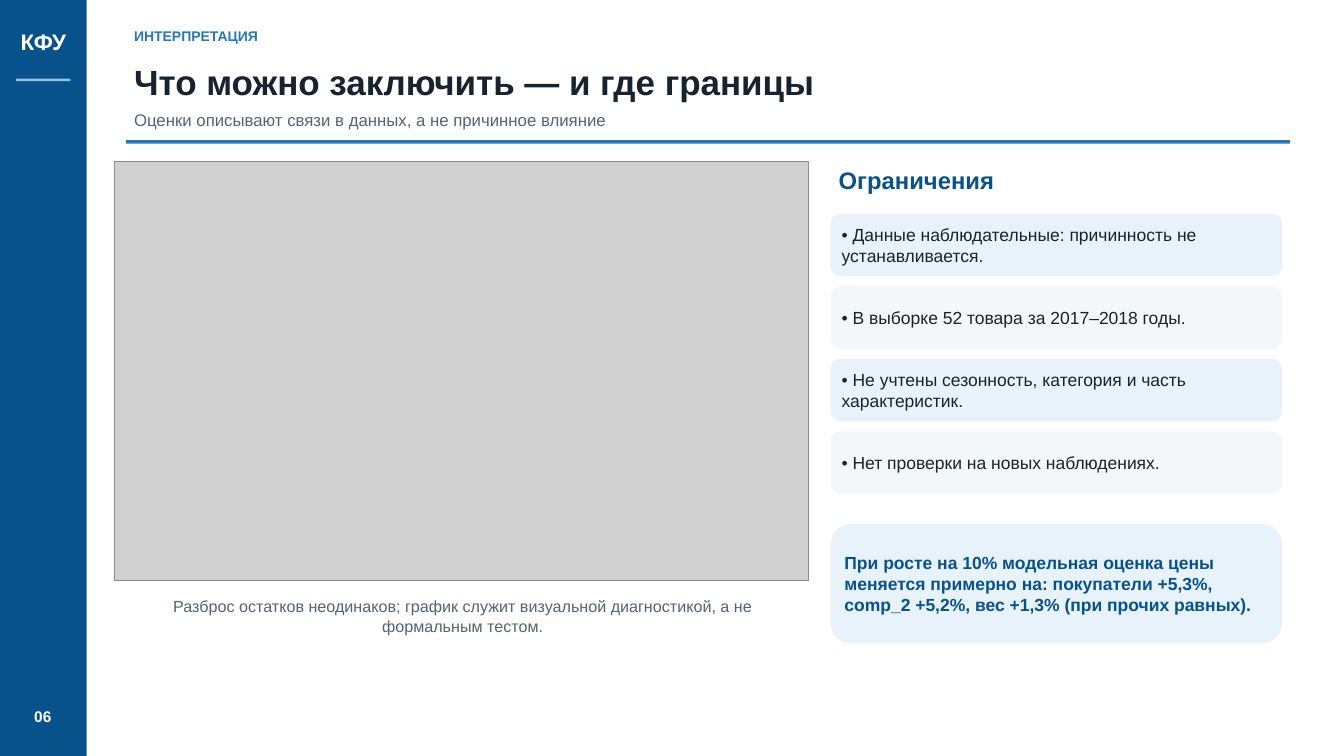
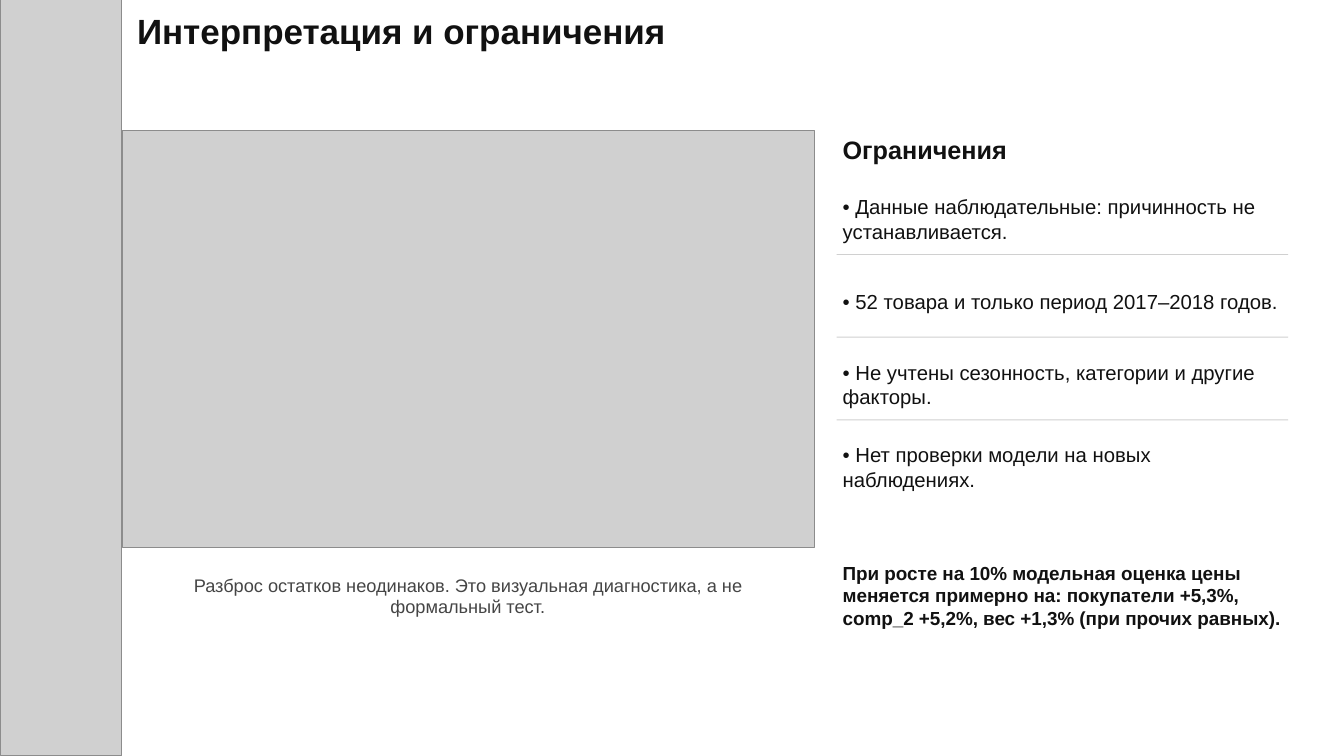
Before and after one commit to tushkanchek/scienceWork, a slide deck: slide 6 of presentation_5min.pptx. Drawn at 1344x756 pixels with LibreOffice and Linux fonts; fonts in the diff are those of the drawing; grey boxes stand for pictures. Boxes give left, top, right and bottom in pixels: in the first picture for what was removed or moved away, otherwise in the second. Text is boxed around its words. In the diff, an @@ line names an element or a change of style, - is before the commit and + after.

```diff
--- a/presentation_5min.pptx
+++ b/presentation_5min.pptx
@@ rectangle removed at bbox=[0, 0, 87, 756] @@
@@ picture added at bbox=[0, 0, 122, 756] @@
@@ text "Интерпретация и ограничения" at bbox=[137, 20, 665, 50]: vertical alignment middle to top @@
@@ text at bbox=[137, 20, 665, 50]: text changed; size 10 to 25 pt; text colour #2878B8 to #111111 @@
-ИНТЕРПРЕТАЦИЯ
+Интерпретация и ограничения
@@ text removed at bbox=[21, 34, 66, 51] @@
-КФУ
@@ rectangle removed at bbox=[16, 79, 71, 82] @@
@@ text removed at bbox=[134, 71, 814, 101] @@
-Что можно заключить — и где границы
@@ text removed at bbox=[134, 114, 606, 130] @@
-Оценки описывают связи в данных, а не причинное влияние
@@ picture: place and size @@
-picture at bbox=[115, 162, 809, 581]
+picture at bbox=[123, 130, 815, 547]
@@ rectangle removed at bbox=[126, 140, 1291, 144] @@
@@ text "Ограничения": place and size @@
-text "Ограничения" at bbox=[839, 172, 994, 194]
+text "Ограничения" at bbox=[843, 141, 1007, 164]
@@ text "Ограничения" at bbox=[843, 141, 1007, 164]: size 17 to 18 pt, text colour #07528B to #111111 @@
@@ text "• Данные наблюдательные: причинность не ...": place and size @@
-text "• Данные наблюдательные: причинность не ..." at bbox=[831, 214, 1282, 276]
+text "• Данные наблюдательные: причинность не ..." at bbox=[843, 199, 1256, 244]
@@ text "• Данные наблюдательные: причинность не ..." at bbox=[843, 199, 1256, 244]: size 12.5 to 14.5 pt, text colour #17232E to #111111; fill #E8F2FA to none @@
@@ text "• 52 товара и только ..." at bbox=[855, 295, 1277, 314]: fill #F4F7FA to none @@
@@ text "• 52 товара и только ...": place and size @@
-text "• 52 товара и только ..." at bbox=[831, 286, 1282, 349]
+text "• 52 товара и только ..." at bbox=[855, 295, 1277, 314]
@@ rectangle added at bbox=[837, 254, 1289, 255], fill #D0D0D0 @@
@@ text at bbox=[855, 295, 1277, 314]: text changed; size 12.5 to 14.5 pt; text colour #17232E to #111111 @@
-• В выборке 52 товара за 2017–2018 годы.
+• 52 товара и только период 2017–2018 годов.
@@ text "• Не учтены сезонность, категории ...": place and size @@
-text "• Не учтены сезонность, категории ..." at bbox=[831, 359, 1282, 421]
+text "• Не учтены сезонность, категории ..." at bbox=[843, 366, 1255, 409]
@@ text "• Не учтены сезонность, категории ..." at bbox=[843, 366, 1255, 409]: fill #E8F2FA to none @@
@@ rectangle added at bbox=[837, 337, 1289, 338], fill #D0D0D0 @@
@@ text at bbox=[843, 366, 1255, 409]: text changed; size 12.5 to 14.5 pt; text colour #17232E to #111111 @@
-• Не учтены сезонность, категория и часть характеристик.
+• Не учтены сезонность, категории и другие факторы.
@@ rectangle added at bbox=[837, 419, 1289, 420], fill #D0D0D0 @@
@@ text "• Нет проверки модели на ...": place and size @@
-text "• Нет проверки модели на ..." at bbox=[831, 432, 1282, 494]
+text "• Нет проверки модели на ..." at bbox=[843, 448, 1151, 491]
@@ text "• Нет проверки модели на ..." at bbox=[843, 448, 1151, 491]: fill #F4F7FA to none @@
@@ text at bbox=[843, 448, 1151, 491]: text changed; size 12.5 to 14.5 pt; text colour #17232E to #111111 @@
-• Нет проверки на новых наблюдениях.
+• Нет проверки модели на новых наблюдениях.
@@ text "При росте на 10% модельная ...": place and size @@
-text "При росте на 10% модельная ..." at bbox=[831, 524, 1282, 643]
+text "При росте на 10% модельная ..." at bbox=[843, 567, 1280, 629]
@@ text "При росте на 10% модельная ..." at bbox=[843, 567, 1280, 629]: size 12.5 to 13.5 pt, text colour #07528B to #111111; fill #E8F2FA to none @@
@@ text at bbox=[194, 578, 742, 617]: text changed; size 11.5 to 13 pt; text colour #526575 to #454545 @@
-Разброс остатков неодинаков; график служит визуальной диагностикой, а не формальным тестом.
+Разброс остатков неодинаков. Это визуальная диагностика, а не формальный тест.
@@ text removed at bbox=[34, 711, 51, 722] @@
-06
```
Also in this commit, not shown: 5 other slides changed, 1 slide added, 1 slide removed, 5 other files.
